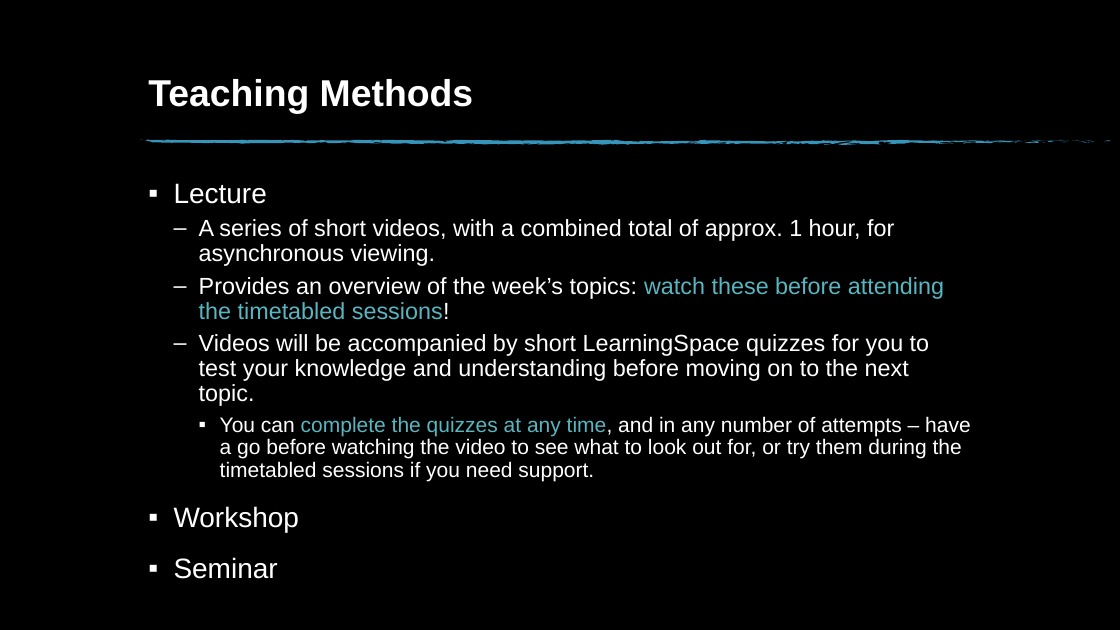
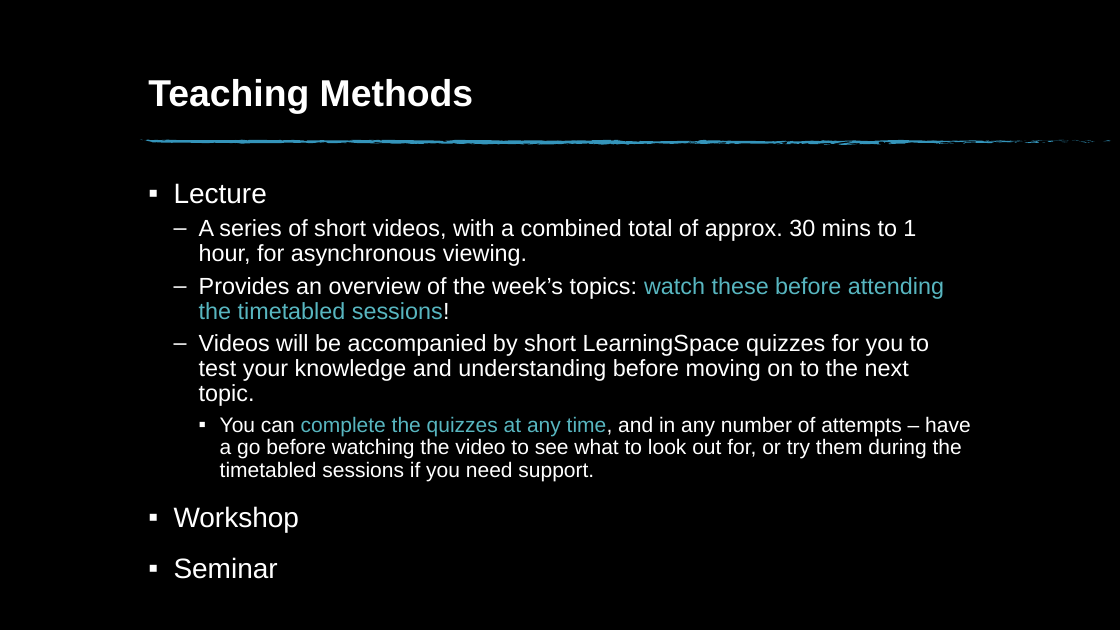
Before and after one commit to Falmouth-Games-Academy/bsc-course-materials, a slide deck: slide 8 of COMP270/01/2020-21-COMP270-01-induction-materials.pptx. Drawn at 1120x630 pixels with LibreOffice and Linux fonts; fonts in the diff are those of the drawing; background and template pictures are left out. Boxes give left, top, right and bottom in pixels: in the first picture for what was removed or moved away, otherwise in the second. Text is boxed around its words. In the diff, an @@ line names an element or a change of style, - is before the commit and + after.

```diff
--- a/COMP270/01/2020-21-COMP270-01-induction-materials.pptx
+++ b/COMP270/01/2020-21-COMP270-01-induction-materials.pptx
@@ text at <box>199,219,916,266</box>: text changed @@
-  – A series of short videos, with a combined total of approx. 1 hour, for asynchronous viewing.
+  – A series of short videos, with a combined total of approx. 30 mins to 1 hour, for asynchronous viewing.
```
Also in this commit, not shown: 5 other slides changed, 3 slides removed, 1 other file.
